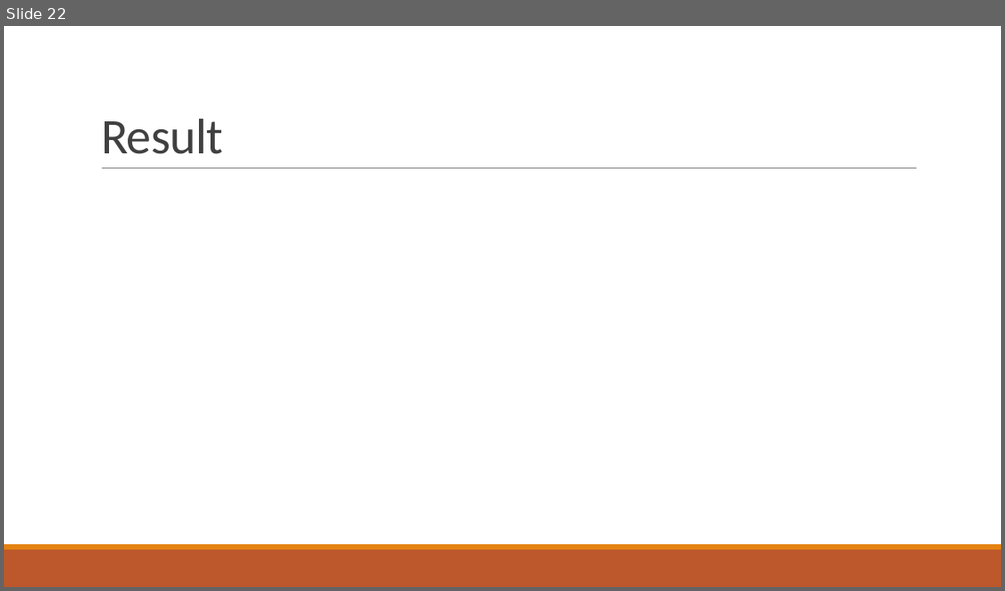
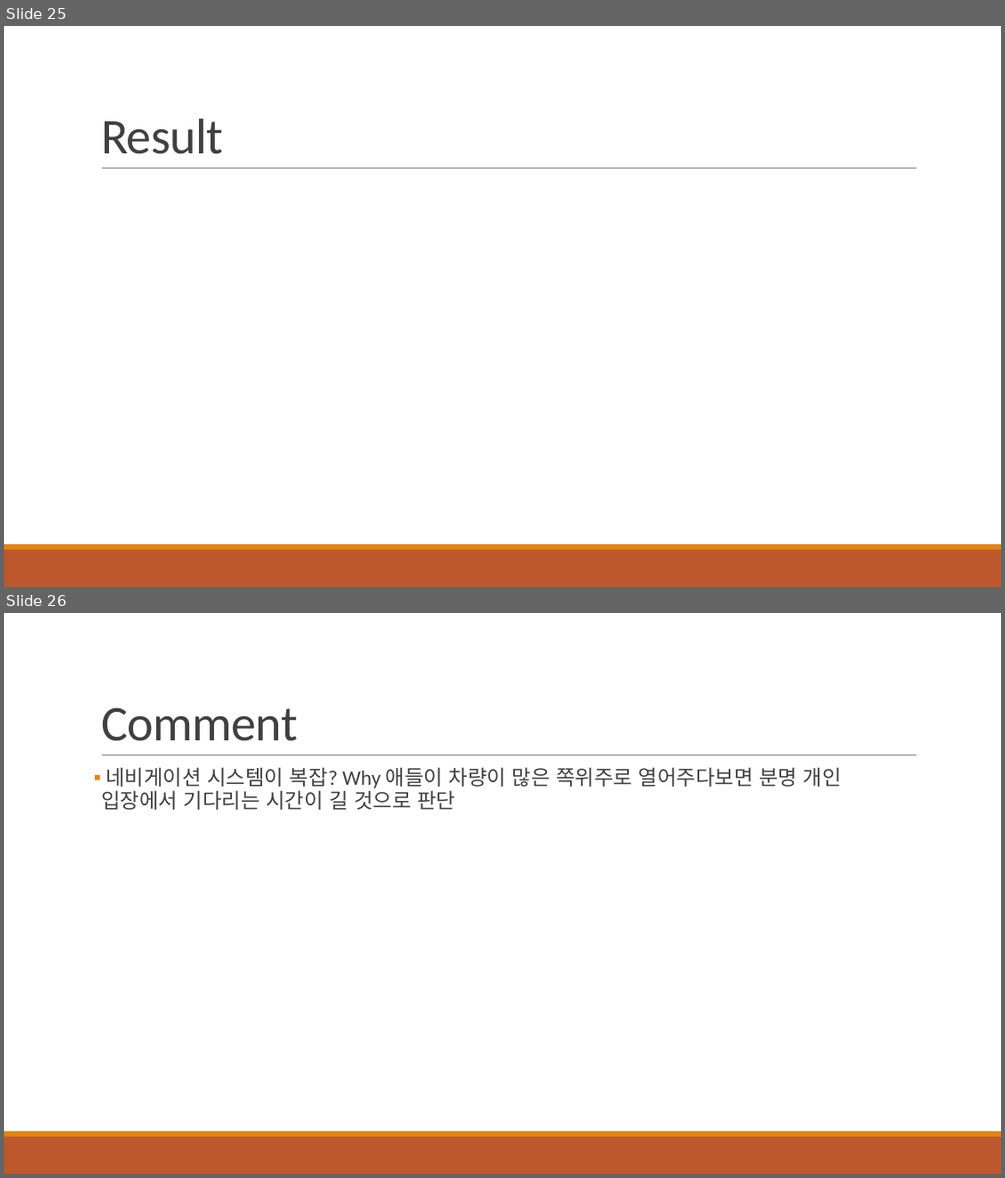
Before and after one commit to 3neutronstar/traffic-optimization_RL, a slide deck: 1st_Seminar(강민수).pptx. Shown one above the other, each under a label of ours: slide 22 before the commit, slides 25 and 26 after it. The pictures are 1005x591 and 1005x1178 pixels, drawn with LibreOffice and Linux fonts; fonts in the diff are those of the drawing. Boxes give left, top, right and bottom in pixels: in the first picture for what was removed or moved away, otherwise in the second. Text is boxed around its words. In the diff, an @@ line names an element or a change of style, - is before the commit and + after.

```diff
--- a/1st_Seminar(강민수).pptx
+++ b/1st_Seminar(강민수).pptx
@@ slide 26 added at [4,613,1001,1174], background #FFFFFF; not listed: 3 template elements that a slide beside it also shows @@
@@ title added at [101,707,298,741], 48 pt, text #404040 @@
+Comment
@@ text added at [101,767,841,810], 20 pt, text #404040 @@
+▪ 네비게이션 시스템이 복잡? Why 애들이 차량이 많은 쪽위주로 열어주다보면 분명 개인 입장에서 기다리는 시간이 길 것으로 판단
@@ what was slide 22 is now slide 25 @@
```
Also in this commit, not shown: 3 slides changed, 4 other slides added, 2 slides removed.
